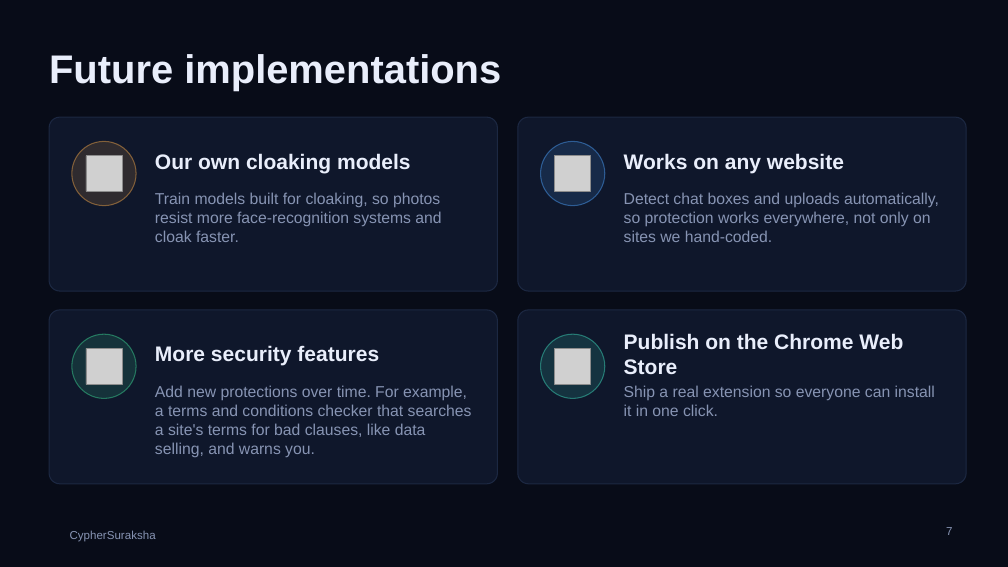
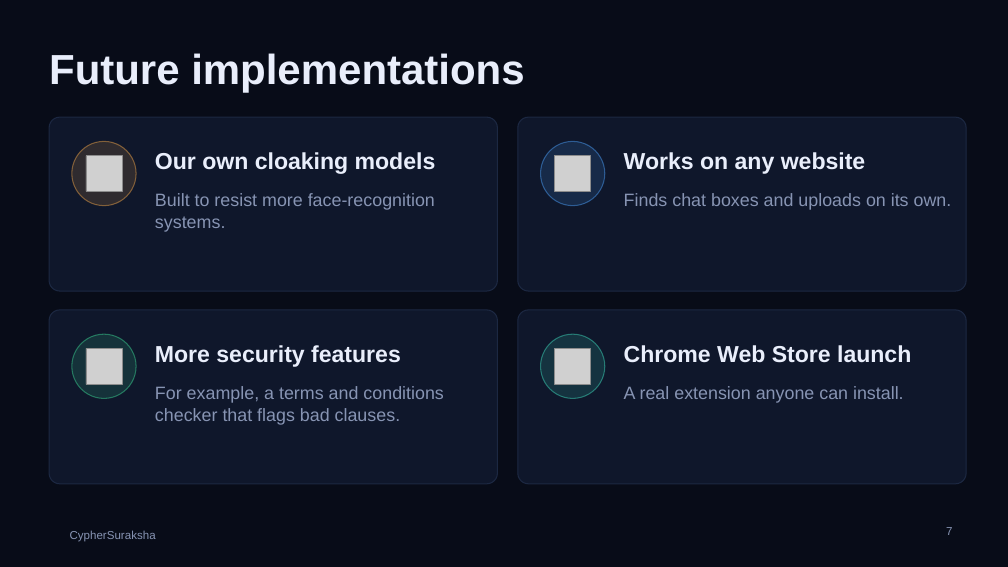
Before and after one commit to nishadiyer/CypherSuraksha, a slide deck: slide 7 of docs/pitch/CypherSuraksha-pitch.pptx. Drawn at 1008x567 pixels with LibreOffice and Linux fonts; fonts in the diff are those of the drawing; grey boxes stand for pictures; background and template pictures are left out. Boxes give left, top, right and bottom in pixels: in the first picture for what was removed or moved away, otherwise in the second. Text is boxed around its words. In the diff, an @@ line names an element or a change of style, - is before the commit and + after.

```diff
--- a/docs/pitch/CypherSuraksha-pitch.pptx
+++ b/docs/pitch/CypherSuraksha-pitch.pptx
@@ title "Future implementations" at <box>49,53,524,93</box>: size 38 to 40 pt @@
@@ text at <box>155,193,435,232</box>: text changed; size 15 to 17 pt @@
-Train models built for cloaking, so photos resist more face-recognition systems and cloak faster.
+Built to resist more face-recognition systems.
@@ text at <box>624,193,952,210</box>: text changed; size 15 to 17 pt @@
-Detect chat boxes and uploads automatically, so protection works everywhere, not only on sites we hand-coded.
+Finds chat boxes and uploads on its own.
@@ size 20 to 22 pt in 3 elements at <box>155,152,436,174</box>, <box>624,152,866,174</box>, <box>155,345,401,367</box> @@
@@ text at <box>624,345,911,363</box>: text changed; size 20 to 22 pt @@
-Publish on the Chrome Web Store
+Chrome Web Store launch
@@ text at <box>155,386,443,425</box>: text changed; size 15 to 17 pt @@
-Add new protections over time. For example, a terms and conditions checker that searches a site's terms for bad clauses, like data selling, and warns you.
+For example, a terms and conditions checker that flags bad clauses.
@@ text at <box>624,386,904,403</box>: text changed; size 15 to 17 pt @@
-Ship a real extension so everyone can install it in one click.
+A real extension anyone can install.
```
Also in this commit, not shown: 7 other slides changed, 1 other file.
